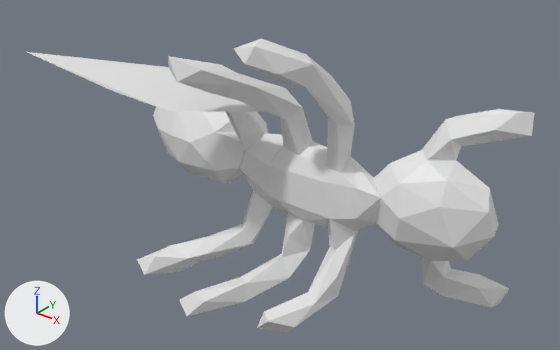
Two versions of the OBJ model mesh_cnn/datasets/random_walks/T518.obj, one commit apart.
Camera for both pictures: a 50 mm lens placed at (1.582, -2.003, 1.223), pointed at (0.078, -0.123, 0.057). The axes (+X, +Y, +Z) are drawn at lower left. The lights are the same throughout. Where no turn or scale is listed for an object, it has been applied to the vertices.

The first picture shows 'T518'.
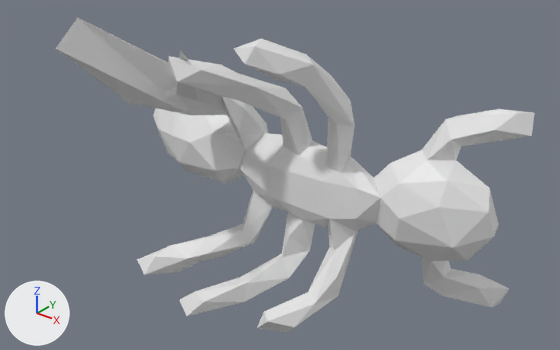
Location of each change, [x1, y1, x2, y2] in pixels of the pictures (560 x 350 px; the box of a moved part takes in the faces that stretch with it):
'T518', reshaped (7% taller)
    before: [27, 38, 535, 332]
    after: [56, 18, 535, 332]
part 1 of me_t518, moved or reshaped
    before: [27, 52, 265, 112]
    after: [56, 18, 227, 115]

What changed in the scene script:
```text
Change me_t518:
    where me_t518.from_pydata(...)  # 252 vertices, 500 faces; spans x -0.83..0.8, y -0.55..0.35, z -0.47..0.57
    used by ob_t518; location = (0.0, 0.0, 0.0)
    me_t518 part 1
    me_t518.vertices[0].co: (-0.39, -0.43, 0.34) -> (-0.25, -0.73, 0.58)  # pixel (113, 91) -> pixel (55, 48)
    me_t518.vertices[4].co: (-0.69, -0.55, 0.45) -> (-0.35, -0.56, 0.62)  # pixel (25, 51) -> pixel (77, 17)
    me_t518.vertices[5].co: (-0.21, -0.35, 0.29) -> (-0.35, -0.11, 0.17)  # pixel (169, 111) -> pixel (191, 115)
    me_t518.vertices[6].co: (-0.29, -0.27, 0.33) -> (-0.4, -0.36, 0.28)  # not seen -> pixel (128, 102)
    me_t518.vertices[22].co: (0.01, -0.11, 0.27) -> (-0.24, 0.06, 0.15)  # pixel (266, 112) -> not seen
    me_t518.vertices[65].co: (-0.11, -0.15, 0.26) -> (-0.24, -0.18, 0.27)  # not seen -> pixel (198, 100)
    me_t518.vertices[71].co: (-0.27, -0.14, 0.25) -> (-0.11, -0.38, 0.53)  # not seen -> pixel (179, 48)
```
